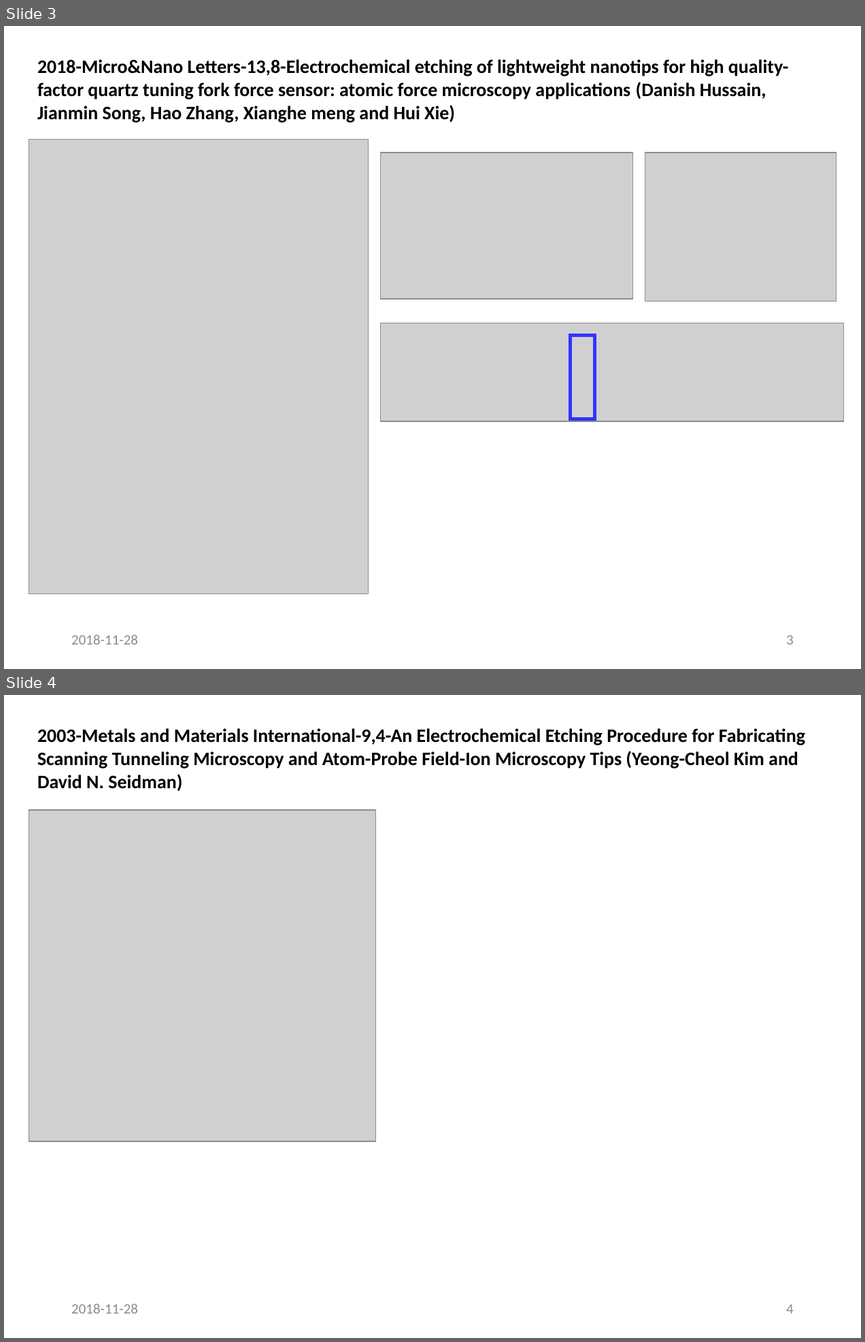
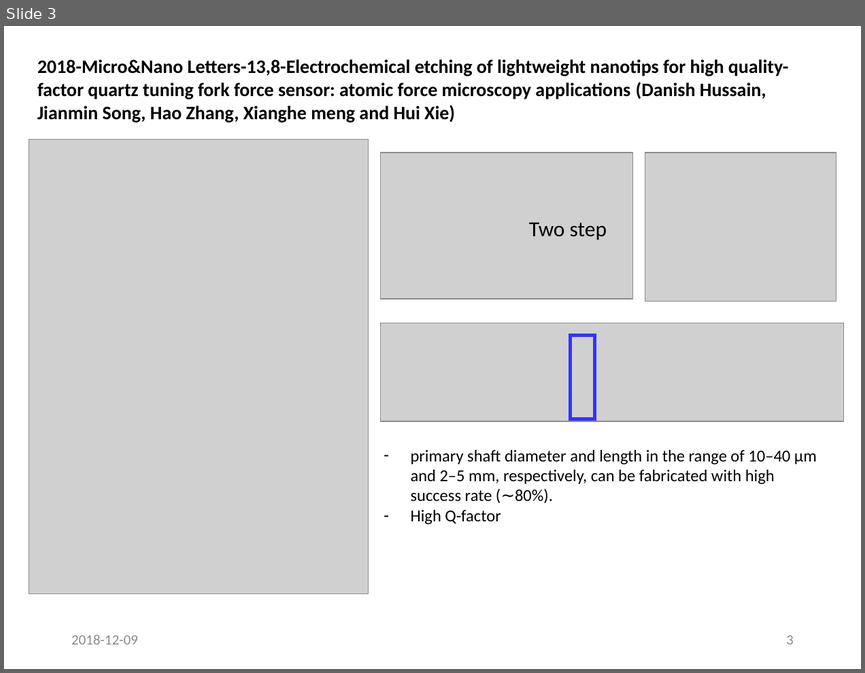
Before and after one commit to jglee96/NBTP_Lab, a slide deck: 랩미팅/201812/1812 W Tip 논문 정리 (Jong).pptx. Shown one above the other, each under a label of ours: slides 3 and 4 before the commit, slide 3 after it. The pictures are 865x1342 and 865x673 pixels, drawn with LibreOffice and Linux fonts; fonts in the diff are those of the drawing; grey boxes stand for pictures. Boxes give left, top, right and bottom in pixels: in the first picture for what was removed or moved away, otherwise in the second. Text is boxed around its words. In the diff, an @@ line names an element or a change of style, - is before the commit and + after.

```diff
--- a/랩미팅/201812/1812 W Tip 논문 정리 (Jong).pptx
+++ b/랩미팅/201812/1812 W Tip 논문 정리 (Jong).pptx
@@ slide 4 removed at [4, 695, 861, 1338], background #FFFFFF @@
@@ text removed at [37, 728, 805, 791] @@
-2003-Metals and Materials International-9,4-An Electrochemical Etching Procedure for Fabricating Scanning Tunneling Microscopy and Atom-Probe Field-Ion Microscopy Tips (Yeong-Cheol Kim and David N. Seidman)
@@ picture removed at [29, 810, 376, 1140] @@
@@ text removed at [71, 1304, 138, 1313] @@
-2018-11-28
@@ page number removed at [786, 1304, 793, 1313] @@
-4
@@ slide 3 changed as well @@
@@ text added at [529, 222, 606, 240], 18 pt, text #000000 @@
+Two step
@@ text added at [411, 450, 817, 524], 14 pt, text #000000 @@
+– primary shaft diameter and length in the range of 10–40 μm and 2–5 mm, respectively, can be fabricated with high success rate (∼80%).
+– High Q-factor
@@ text at [71, 635, 138, 644]: text changed @@
-2018-11-28
+2018-12-09
```
Also in this commit, not shown: 4 other slides changed, 1 slide added, 5 other slides removed.
